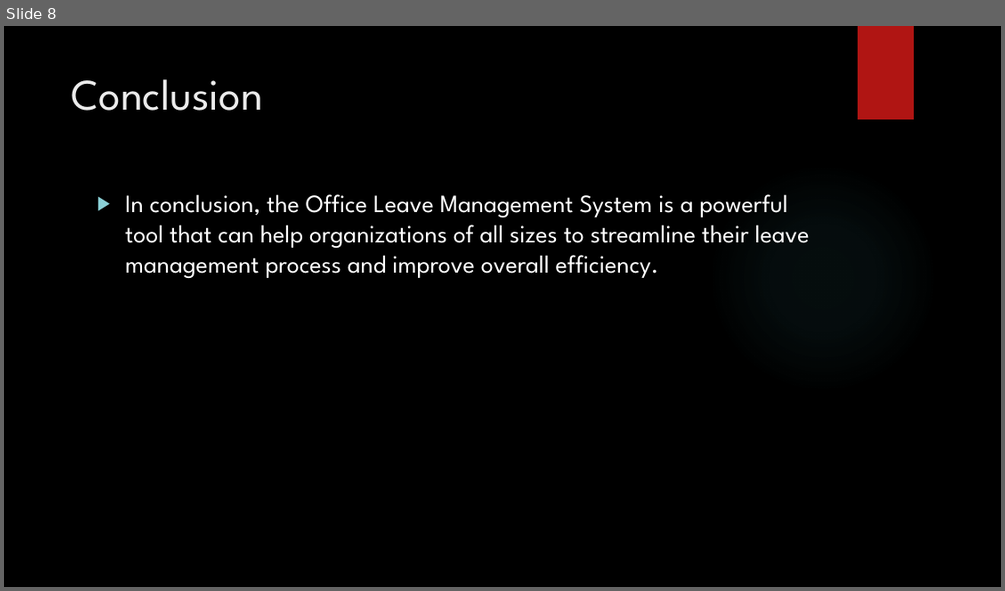
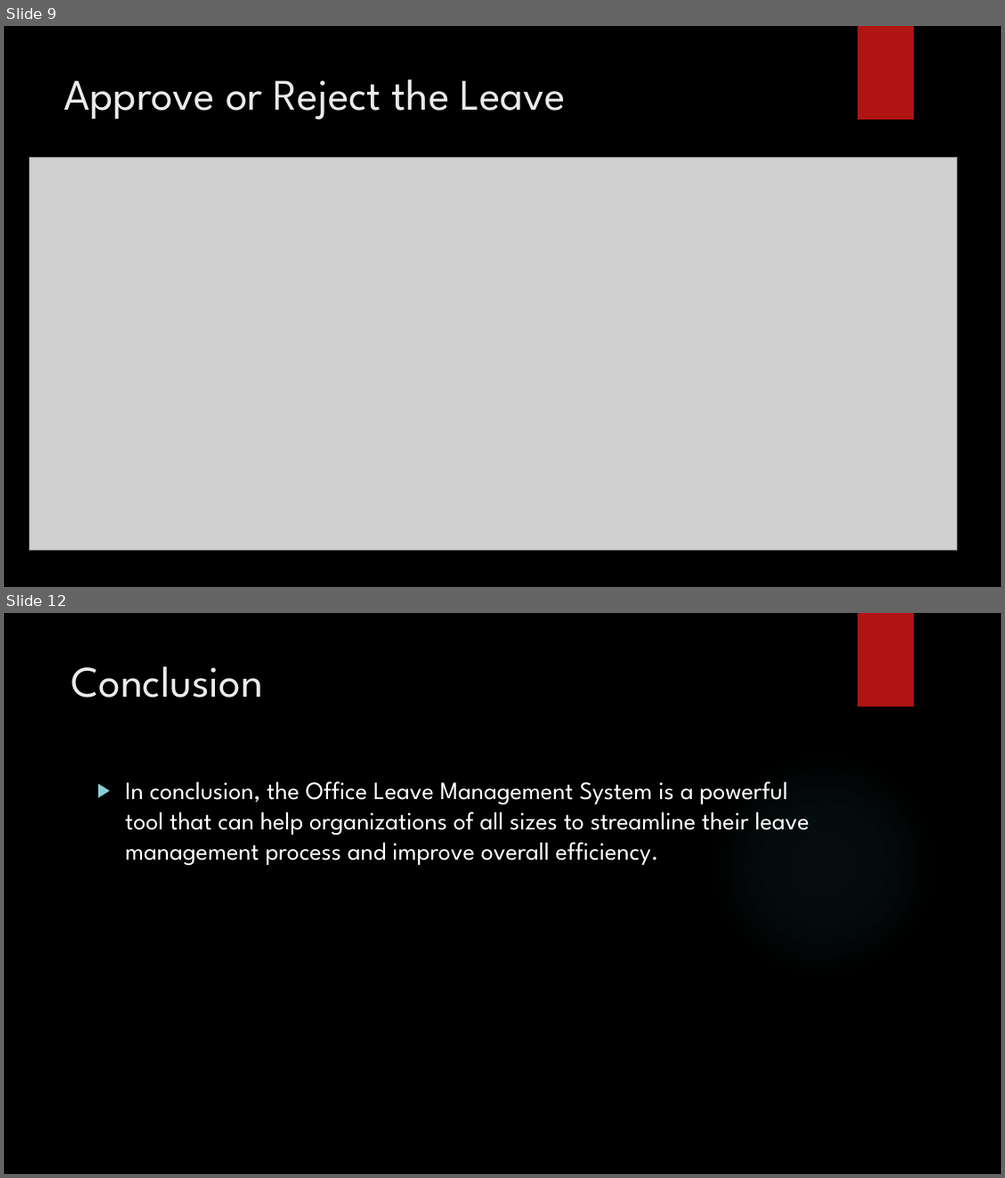
Before and after one commit to bharath210/HDFC_MidTermProject, a slide deck: Office Leave Management System.pptx. Shown one above the other, each under a label of ours: slide 8 before the commit, slides 9 and 12 after it; the slides between them are not shown. The pictures are 1005x591 and 1005x1178 pixels, drawn with LibreOffice and Linux fonts; fonts in the diff are those of the drawing; grey boxes stand for pictures; background and template pictures are left out. Boxes give left, top, right and bottom in pixels: in the first picture for what was removed or moved away, otherwise in the second. Text is boxed around its words. In the diff, an @@ line names an element or a change of style, - is before the commit and + after.

```diff
--- a/Office Leave Management System.pptx
+++ b/Office Leave Management System.pptx
@@ slide 9 added at (4,26,1001,587), background picture (left out); not listed: 1 template element that a slide beside it also shows @@
@@ title added at (65,79,566,119), 42 pt, text #EBEBEB @@
+Approve or Reject the Leave
@@ picture added at (30,157,956,549) @@
@@ what was slide 8 is now slide 12 @@
```
Also in this commit, not shown: 1 slide changed, 3 other slides added, 21 other files.
